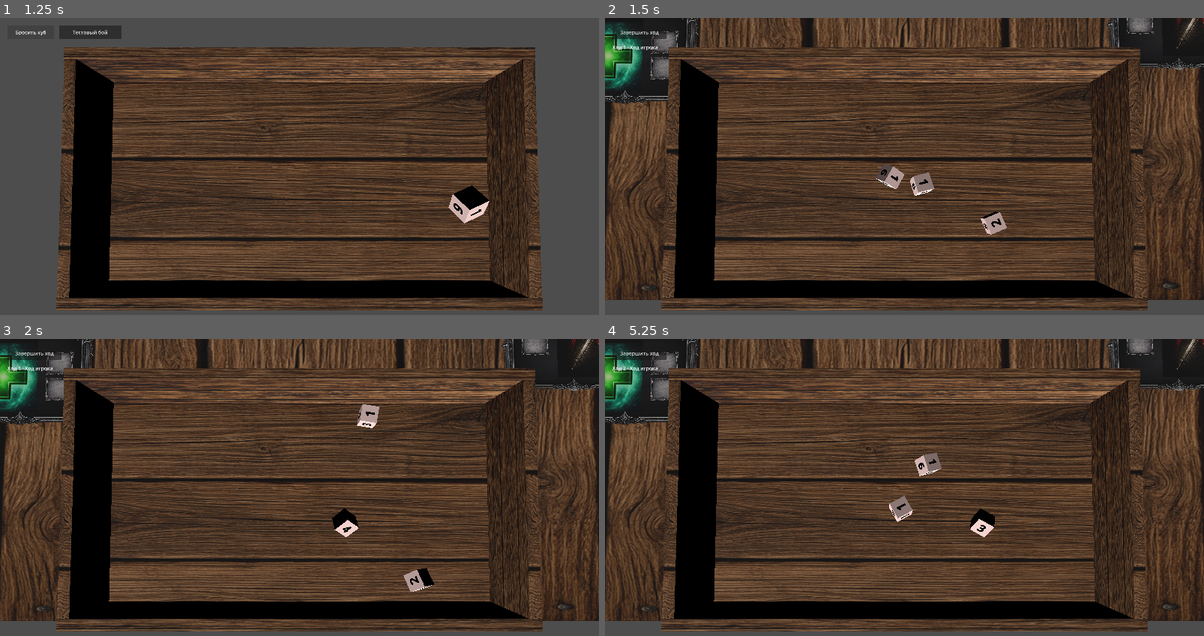
Above: before the commit, frames 1-4 (two rows, left to right).
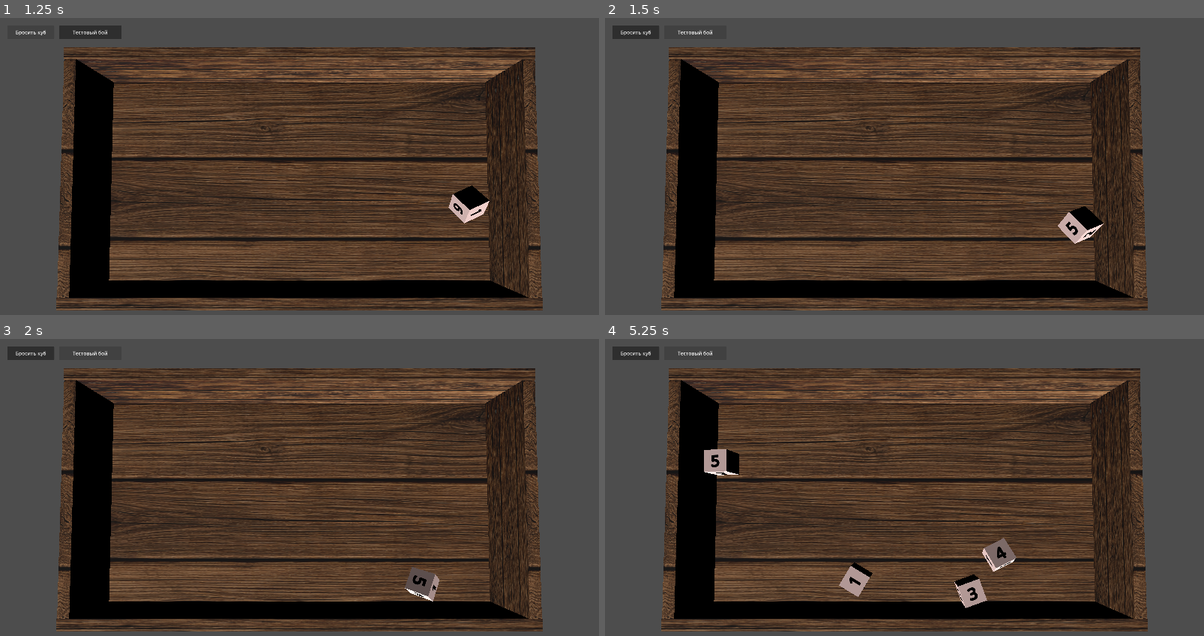
Above: after the commit, the same moments.

Repository: olegbogai-web/dicegame
Game: Godot game, scene res://scenes/board.tscn
Two runs of this game, one before a commit and one after it. Both use one fixed random seed, a clock stepped at 60 frames per second and the inputs below.
Inputs (mouse positions are in pixels of both pictures, inside the frame that each line leads up to):
- Up to frame 1 (1.25 s): click "Бросить куб" at 0.5 s
- Up to frame 2 (1.5 s): click "Тестовый бой" at 1.25 s
- Up to frame 3 (2 s): no input
- Up to frame 4 (5.25 s): click (640, 353) at 2 s, where only the run before the commit has a clickable "Завершить ход"; click (634, 353) at 2.75 s, where only the run after the commit has a clickable "Бросить куб"; click (694, 353) at 3.5 s, where only the run after the commit has a clickable "Тестовый бой"; click (634, 353) at 4.25 s, where only the run after the commit has a clickable "Бросить куб"; click (694, 353) at 5 s, where only the run after the commit has a clickable "Тестовый бой"

Frame 1 is identical in both runs. In frame 2, 27% of the frame differs, in the area x 0-100%, y 0-95%; in frame 3, 27%; in frame 4, 28%.

Commit message:
Revert "Switch battle presentation to new_battle_table scene and adapt battle logic"

Diff:
--- a/content/rooms/subclasses/battle_room.gd
+++ b/content/rooms/subclasses/battle_room.gd
@@ -10,12 +10,12 @@
 const BattleTurnRuntime = preload("res://content/combat/runtime/battle_turn_runtime.gd")
 const BattleEffectRuntime = preload("res://content/combat/runtime/battle_effect_runtime.gd")
 
-const PLAYER_SPRITE_POSITION := Vector3(-3.0, 0.01, -2.5)
-const PLAYER_SPRITE_SCALE := Vector3(2.0, 2.0, 2.0)
-const MONSTER_SPRITE_POSITION := Vector3(3.0, 0.01, -2.5)
-const MONSTER_SPRITE_SCALE := Vector3(2.0, 2.0, 2.0)
-const PLAYER_ABILITY_FRAME_POSITION := Vector3(-7.5, 0.01, 0.0)
-const MONSTER_ABILITY_FRAME_POSITION := Vector3(7.4, 0.01, 0.0)
+const PLAYER_SPRITE_POSITION := Vector3(-6.7, 0.41, 0.0)
+const PLAYER_SPRITE_SCALE := Vector3(1.2, 1.2, 1.2)
+const MONSTER_SPRITE_POSITION := Vector3(6.7, 0.41, 0.0)
+const MONSTER_SPRITE_SCALE := Vector3(1.25, 1.25, 1.25)
+const PLAYER_ABILITY_FRAME_POSITION := Vector3(-4.25, 0.405, 0.0)
+const MONSTER_ABILITY_FRAME_POSITION := Vector3(4.25, 0.405, 0.0)
 const STACK_SPACING_Z := 1.85
 const DICE_PLACE_Z_POSITIONS := [-0.557, -0.007, 0.55]
 
--- a/scenes/battle_table.gd
+++ b/scenes/battle_table.gd
@@ -26,9 +26,8 @@
 
 @onready var _camera: Camera3D = $Camera3D
 @onready var _board: BoardController = $board
-@onready var _floor: MeshInstance3D = get_node_or_null(^"floor") as MeshInstance3D
-@onready var _left_floor: MeshInstance3D = get_node_or_null(^"left_floor") as MeshInstance3D
-@onready var _right_floor: MeshInstance3D = get_node_or_null(^"right_floor") as MeshInstance3D
+@onready var _left_floor: MeshInstance3D = $left_floor
+@onready var _right_floor: MeshInstance3D = $right_floor
 @onready var _player_sprite: MeshInstance3D = $player_sprite
 @onready var _monster_sprite_template: MeshInstance3D = $monster_sprite
 @onready var _player_ability_template: MeshInstance3D = $ability_frame
@@ -119,16 +118,8 @@
 
 
 func _apply_floor_textures() -> void:
-	if _left_floor != null or _right_floor != null:
-		_apply_texture_to_mesh(_left_floor, battle_room_data.left_floor_texture)
-		_apply_texture_to_mesh(_right_floor, battle_room_data.right_floor_texture)
-		return
-	if _floor == null:
-		return
-	var resolved_texture := battle_room_data.right_floor_texture
-	if resolved_texture == null:
-		resolved_texture = battle_room_data.left_floor_texture
-	_apply_texture_to_mesh(_floor, resolved_texture)
+	_apply_texture_to_mesh(_left_floor, battle_room_data.left_floor_texture)
+	_apply_texture_to_mesh(_right_floor, battle_room_data.right_floor_texture)
 
 
 func _apply_player_sprite() -> void:
@@ -765,8 +756,7 @@
 					return {
 						"kind": &"all_monsters",
 					}
-			var target_floor := _right_floor if _right_floor != null else (_floor if _floor != null else _left_floor)
-			if _screen_point_hits_mesh(target_floor, screen_point):
+			if _screen_point_hits_mesh(_right_floor, screen_point):
 				return {
 					"kind": &"all_monsters",
 				}
--- a/scenes/new_battle_table.tscn
+++ b/scenes/new_battle_table.tscn
@@ -1,7 +1,6 @@
 [gd_scene format=3 uid="uid://bmhmm75b4swd3"]
 
 [ext_resource type="PackedScene" uid="uid://0ssqyi084mdh" path="res://scenes/board.tscn" id="1_47dlb"]
-[ext_resource type="Script" uid="uid://dasggp047n2cm" path="res://scenes/battle_table.gd" id="2_mw8ur"]
 [ext_resource type="Texture2D" uid="uid://dxoj7vm840xgf" path="res://assets/material/dangeon_floor_2.png" id="3_5yklm"]
 [ext_resource type="Texture2D" uid="uid://b6ojmoowtta8k" path="res://assets/ui/base_frame_mid_v2.png" id="4_euvx7"]
 [ext_resource type="Texture2D" uid="uid://bjpqv8q13kqq7" path="res://assets/ui/base_frame_mid.png" id="5_ovkts"]
@@ -70,11 +69,9 @@
 [sub_resource type="PlaneMesh" id="PlaneMesh_v2h1w"]
 
 [node name="Node3D" type="Node3D" unique_id=2051974326]
-script = ExtResource("2_mw8ur")
 
 [node name="board" parent="." unique_id=1670483730 instance=ExtResource("1_47dlb")]
 transform = Transform3D(1.3, 0, 0, 0, 1.3, 0, 0, 0, 1.3, 0, 0.11484551, 4.2813234)
-show_debug_buttons = false
 
 [node name="Camera3D" type="Camera3D" parent="." unique_id=1491977685]
 transform = Transform3D(1, 0, 0, 0, -4.371139e-08, 1, 0, -1, -4.371139e-08, 0, 21.005013, -4.8104437e-07)
@@ -140,68 +137,52 @@
 text = "0/0"
 outline_size = 4
 
-[node name="ability_frame" type="MeshInstance3D" parent="." unique_id=1613474097]
+[node name="ability_frame2" type="MeshInstance3D" parent="." unique_id=1613474097]
 transform = Transform3D(1.95, 0, 0, 0, 1.3, 0, 0, 0, 1.3, -7.5, 0.01, 0)
 material_override = SubResource("StandardMaterial3D_h74a6")
 mesh = SubResource("PlaneMesh_4tpf0")
 
-[node name="dice_place1" type="MeshInstance3D" parent="ability_frame" unique_id=41997925]
+[node name="dice_place1" type="MeshInstance3D" parent="ability_frame2" unique_id=41997925]
 transform = Transform3D(0.2, 0, 0, 0, 0.2, 0, 0, 0, 0.25, 0.53, 0.01, -0.557)
 material_override = SubResource("StandardMaterial3D_4krft")
 mesh = SubResource("PlaneMesh_n02mj")
 
-[node name="dice_place2" type="MeshInstance3D" parent="ability_frame" unique_id=1387767525]
+[node name="dice_place2" type="MeshInstance3D" parent="ability_frame2" unique_id=1387767525]
 transform = Transform3D(0.2, 0, 0, 0, 0.2, 0, 0, 0, 0.25, 0.53, 0.01, -0.007)
 material_override = SubResource("StandardMaterial3D_4krft")
 mesh = SubResource("PlaneMesh_n02mj")
 
-[node name="dice_place3" type="MeshInstance3D" parent="ability_frame" unique_id=1715978048]
+[node name="dice_place3" type="MeshInstance3D" parent="ability_frame2" unique_id=1715978048]
 transform = Transform3D(0.2, 0, 0, 0, 0.2, 0, 0, 0, 0.25, 0.53, 0.01, 0.55)
 material_override = SubResource("StandardMaterial3D_4krft")
 mesh = SubResource("PlaneMesh_n02mj")
 
-[node name="player_ability" type="MeshInstance3D" parent="ability_frame" unique_id=1735042967]
+[node name="player_ability" type="MeshInstance3D" parent="ability_frame2" unique_id=1735042967]
 transform = Transform3D(0, 0, 0.48148146, 0, 0.7222223, 0, -0.7222223, 0, 0, -0.25925922, 0.0055555403, 0)
 material_override = SubResource("StandardMaterial3D_y5gjq")
 mesh = SubResource("PlaneMesh_v2h1w")
 
-[node name="ability_frame2" type="MeshInstance3D" parent="." unique_id=179293505]
+[node name="ability_frame3" type="MeshInstance3D" parent="." unique_id=179293505]
 transform = Transform3D(-1.95, 0, -1.13649605e-07, 0, 1.3, 0, 1.7047442e-07, 0, -1.3, 7.4, 0.01, 0)
 material_override = SubResource("StandardMaterial3D_h74a6")
 mesh = SubResource("PlaneMesh_4tpf0")
 
-[node name="dice_place1" type="MeshInstance3D" parent="ability_frame2" unique_id=631043695]
+[node name="dice_place1" type="MeshInstance3D" parent="ability_frame3" unique_id=631043695]
 transform = Transform3D(0.2, 0, 0, 0, 0.2, 0, 0, 0, 0.25, 0.53, 0.01, -0.557)
 material_override = SubResource("StandardMaterial3D_4krft")
 mesh = SubResource("PlaneMesh_n02mj")
 
-[node name="dice_place2" type="MeshInstance3D" parent="ability_frame2" unique_id=779250159]
+[node name="dice_place2" type="MeshInstance3D" parent="ability_frame3" unique_id=779250159]
 transform = Transform3D(0.2, 0, 0, 0, 0.2, 0, 0, 0, 0.25, 0.53, 0.01, -0.007)
 material_override = SubResource("StandardMaterial3D_4krft")
 mesh = SubResource("PlaneMesh_n02mj")
 
-[node name="dice_place3" type="MeshInstance3D" parent="ability_frame2" unique_id=10521480]
+[node name="dice_place3" type="MeshInstance3D" parent="ability_frame3" unique_id=10521480]
 transform = Transform3D(0.2, 0, 0, 0, 0.2, 0, 0, 0, 0.25, 0.53, 0.01, 0.55)
 material_override = SubResource("StandardMaterial3D_4krft")
 mesh = SubResource("PlaneMesh_n02mj")
 
-[node name="player_ability" type="MeshInstance3D" parent="ability_frame2" unique_id=808252641]
+[node name="player_ability" type="MeshInstance3D" parent="ability_frame3" unique_id=808252641]
 transform = Transform3D(-3.156934e-08, 0, -0.48148146, 0, 0.7222223, 0, 0.7222223, 0, -2.1046223e-08, -0.25925922, 0.0055555403, 0)
 material_override = SubResource("StandardMaterial3D_y5gjq")
 mesh = SubResource("PlaneMesh_v2h1w")
-
-[node name="UI" type="CanvasLayer" parent="." unique_id=624995518]
-
-[node name="EndTurnButton" type="Button" parent="UI" unique_id=1059290788]
-offset_left = 24.0
-offset_top = 24.0
-offset_right = 198.0
-offset_bottom = 68.0
-text = "Завершить ход"
-
-[node name="TurnStatusLabel" type="Label" parent="UI" unique_id=1059290789]
-offset_left = 24.0
-offset_top = 82.0
-offset_right = 560.0
-offset_bottom = 116.0
-text = "Ожидание боя"
--- a/ui/scripts/board_controller.gd
+++ b/ui/scripts/board_controller.gd
@@ -7,8 +7,7 @@
 @export_category("Board References")
 @export var floor_path: NodePath = ^"floor"
 @export var default_dice_scene: PackedScene
-@export_file("*.tscn") var test_battle_scene_path := "res://scenes/new_battle_table.tscn"
-@export var show_debug_buttons := true
+@export_file("*.tscn") var test_battle_scene_path := "res://scenes/battle_table.tscn"
 
 @export_category("Spawn Bounds")
 @export var spawn_bounds_margin: Vector2 = Vector2(0.15, 0.15)
@@ -37,14 +36,10 @@
 
 func _ready() -> void:
 	_rng.randomize()
-	if _throw_button != null:
-		_throw_button.visible = show_debug_buttons
-		if show_debug_buttons and not _throw_button.pressed.is_connected(_on_throw_button_pressed):
-			_throw_button.pressed.connect(_on_throw_button_pressed)
-	if _test_battle_button != null:
-		_test_battle_button.visible = show_debug_buttons
-		if show_debug_buttons and not _test_battle_button.pressed.is_connected(_on_test_battle_button_pressed):
-			_test_battle_button.pressed.connect(_on_test_battle_button_pressed)
+	if _throw_button != null and not _throw_button.pressed.is_connected(_on_throw_button_pressed):
+		_throw_button.pressed.connect(_on_throw_button_pressed)
+	if _test_battle_button != null and not _test_battle_button.pressed.is_connected(_on_test_battle_button_pressed):
+		_test_battle_button.pressed.connect(_on_test_battle_button_pressed)
 
 
 func throw_dice(requests: Array[DiceThrowRequest]) -> Array[RigidBody3D]:
